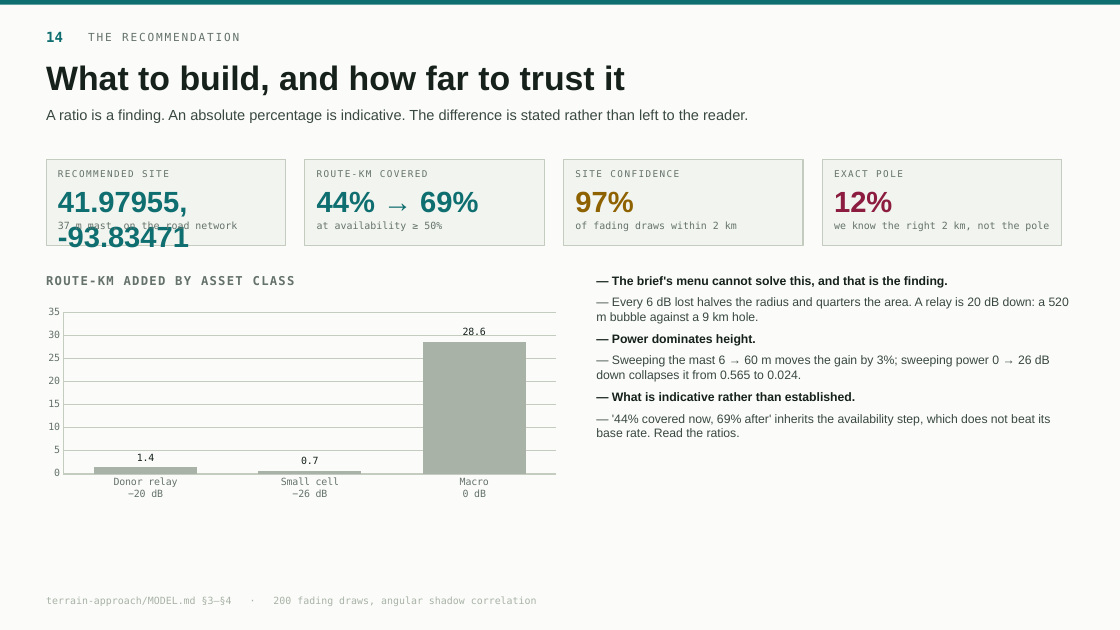
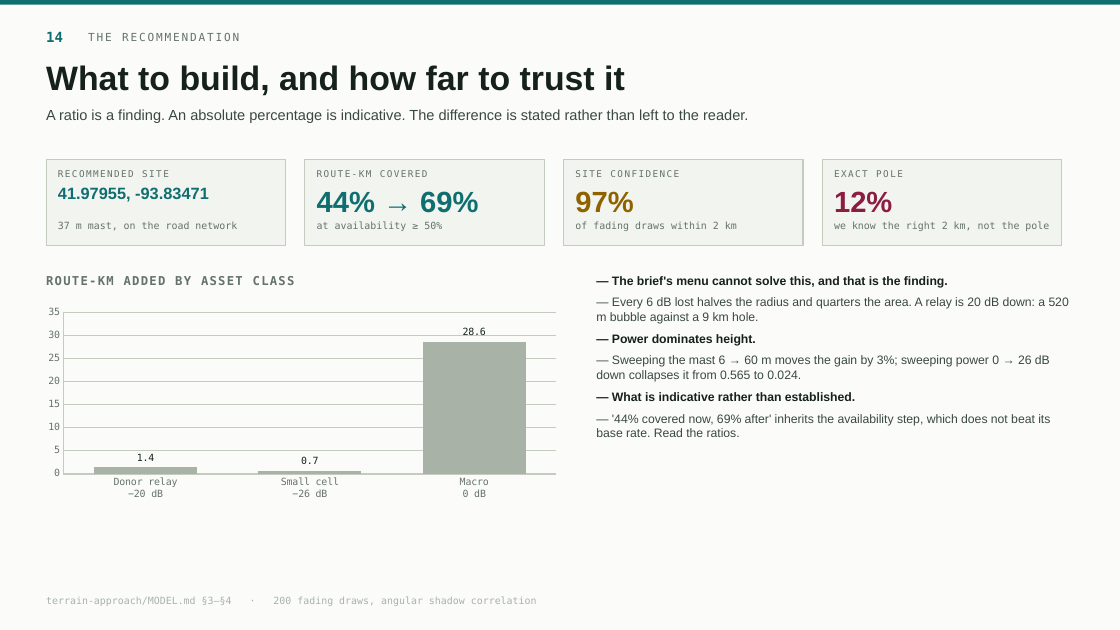
Before and after one commit to mtang724/arathon-c03-rural-infrastructure-placement, a slide deck: slide 14 of ARA_Challenge3.pptx. Drawn at 1120x630 pixels with LibreOffice and Linux fonts; fonts in the diff are those of the drawing. Boxes give left, top, right and bottom in pixels: in the first picture for what was removed or moved away, otherwise in the second. Text is boxed around its words. In the diff, an @@ line names an element or a change of style, - is before the commit and + after.

Commit message:
Fix overlapping shapes in the deck; add a geometry checker that catches them
python-pptx places shapes at absolute coordinates and never reflows, so a text
box that needs more room than it was given does not push anything down -- it
draws straight over whatever is beneath it, silently. Counting shapes cannot see
that. common/check_deck.py estimates the lines each box actually needs and
reports off-slide shapes, overflowing text and text-over-text collisions.

It found 22 problems across all 14 slides. Three were real:

- slide 6, the subtitle was drawn through the four simulator cards below it. The
  subtitle is gone and the point it made is restated at the foot of the slide,
  where there is room
- slide 9, a title too long for its one-line box wrapped onto the subtitle
- slide 14, the recommended site's latitude and longitude at 25pt wrapped out of
  the KPI value box and over its own caption. kpi() now takes a value size, since
  a coordinate pair is a long string rather than a short number

The rest were the slide-number box being 0.10in wider than the two characters in
it, which never collided visually; the box is narrowed so the check stays quiet
and stays useful.

Deck now reports no geometry problems.

```diff
--- a/ARA_Challenge3.pptx
+++ b/ARA_Challenge3.pptx
@@ text "41.97955, -93.83471" at [58,187,209,202]: size 25 to 14 pt @@
```
Also in this commit, not shown: 13 other slides changed, 3 other files.
